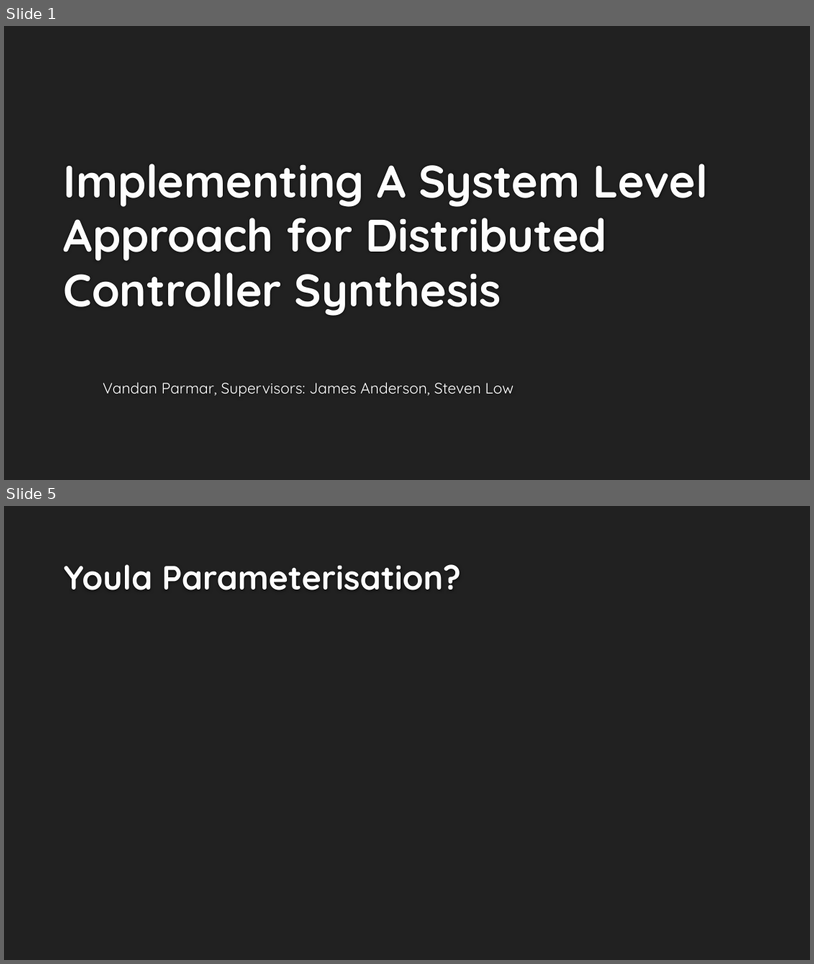
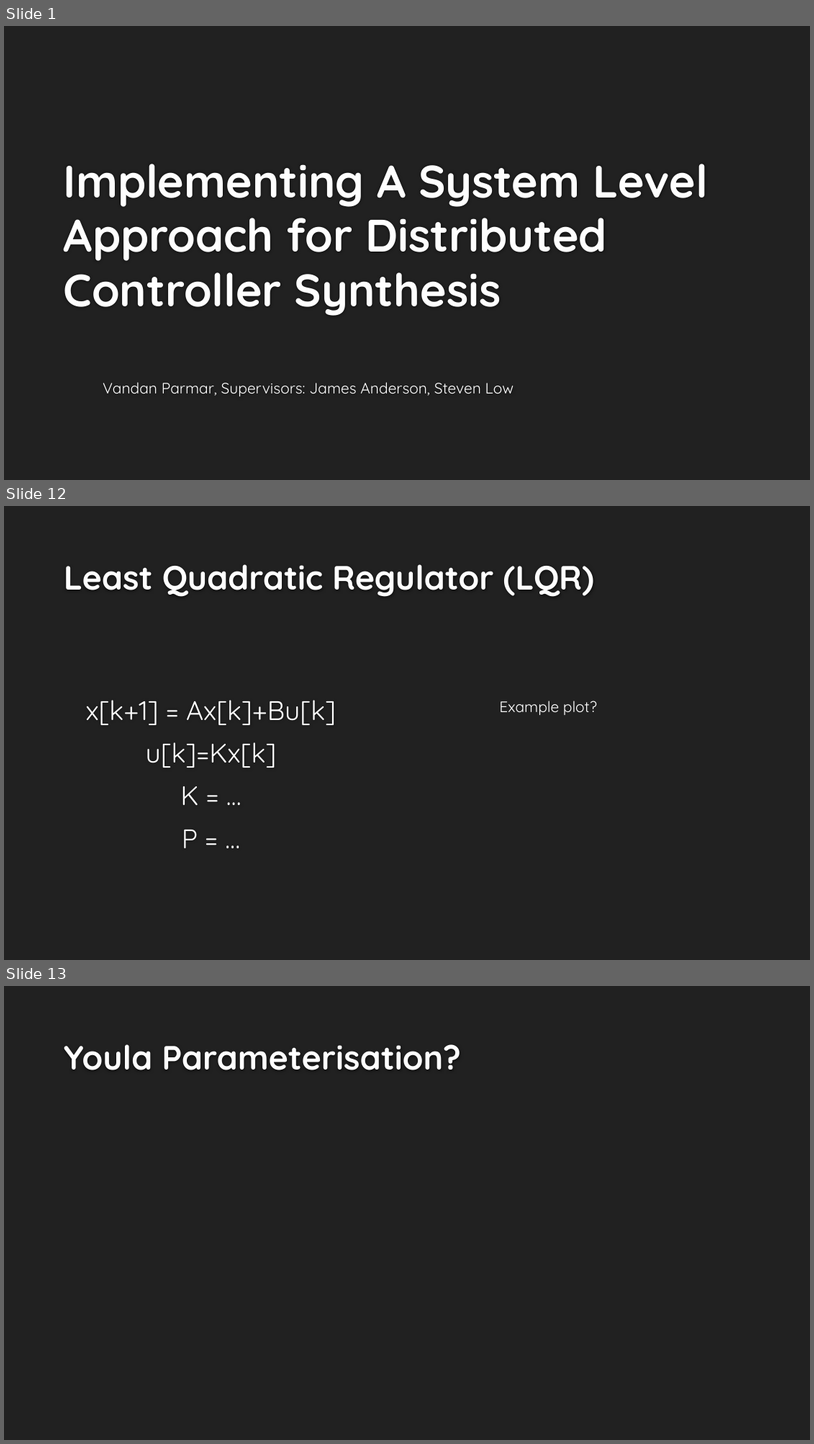
Before and after one commit to vandanparmar/SURFcode, a slide deck: reports/final_pres.pptx. Shown one above the other, each under a label of ours: slides 1 and 5 before the commit, slides 1, 12 and 13 after it; the slides between them are not shown. The pictures are 814x964 and 814x1444 pixels, drawn with LibreOffice and Linux fonts; fonts in the diff are those of the drawing; background and template pictures are left out. Boxes give left, top, right and bottom in pixels: in the first picture for what was removed or moved away, otherwise in the second. Text is boxed around its words. In the diff, an @@ line names an element or a change of style, - is before the commit and + after.

```diff
--- a/reports/final_pres.pptx
+++ b/reports/final_pres.pptx
@@ slide 12 added at [4,506,810,960], background #212121 @@
@@ title added at [64,564,594,597], 40 pt, text #FEFEFE, bold @@
+Least Quadratic Regulator (LQR)
@@ text added at [86,700,336,848], 32 pt, text #FFFFFF @@
+x[k+1] = Ax[k]+Bu[k]
+u[k]=Kx[k]
+K = …
+P = …
@@ text added at [499,700,597,715], 18 pt, text #FFFFFF @@
+Example plot?
@@ what was slide 5 is now slide 13 @@
```
Also in this commit, not shown: 10 other slides added, 3 slides removed, 5 other files.
